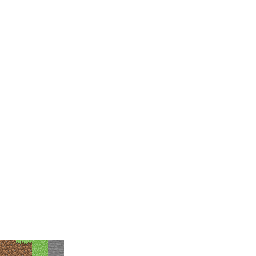
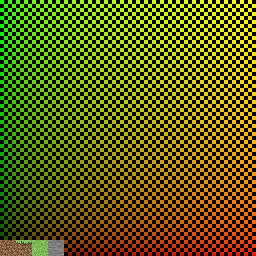
Layers edited between the first and the second 256 x 256 image:
added layer "black checkerboard" above "uv gradient" over 0, 0, 256, 256
added layer "uv gradient" over 0, 0, 256, 256
